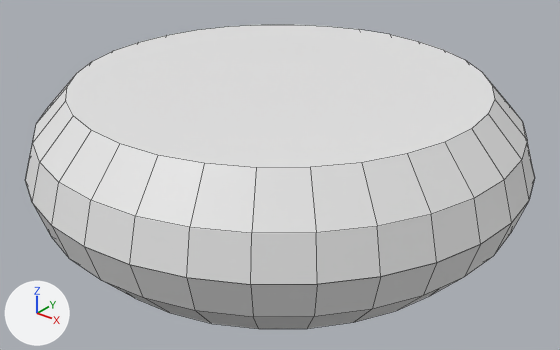
Two versions of the Blender file Assets/food/burger.blend, one commit apart.
Before and after are seen from a camera (50 mm lens) standing at (6.15, -7.69, 4.35) and looking at (0.1, -0.13, -0.34). The lights are fixed; the arrows at lower left show +X, +Y and +Z. Mesh edges are drawn as thin lines.

In view in the first picture: 'Bottom', 'Top'.
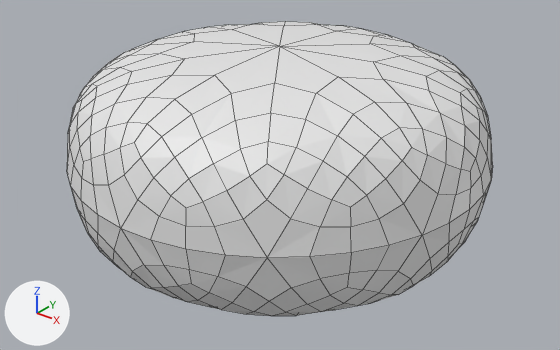
Boxes [x1, y1, x2, y2] around the edits, measured in the pictures (560 x 350 px):
'Top', reshaped, rescaled, modifiers changed (16% narrower, 9% shorter)
    before: [25, 25, 535, 285]
    after: [67, 21, 493, 258]
'Botom', added
    after: [71, 182, 491, 316]
'Bottom', deleted
    before: [33, 202, 528, 329]

The change in detail:
me_cylinder is used by ob_top; location (0.0, 0.0, 0.0); scale (2.77, 2.77, 1.0).
me_cylinder had 192 vertices, 65 faces, 96 loose edges and spanned x -1.22..1.22, y -1.22..1.22, z 0.0..1.0.
me_cylinder now has 21 vertices, 21 faces and spans x -0.95..0.95, y -1.0..1.0, z 0.0..1.0.
me_cylinder part 1: the whole mesh is rebuilt.
Mesh me_icosphere is new.
It has 21 vertices, 21 faces and spans x -0.95..0.95, y -1.0..1.0, z 0.0..1.0.
Object 'Top' (ob_top) is rescaled from (2.77, 2.77, 1.0) to (3.06, 3.06, 1.6).
Object 'Top' (ob_top) gains a SUBSURF modifier named 'Subdivision'.
Modifier setting: levels = 2.
Object 'Bottom' (ob_bottom) is deleted.
Object 'Botom' (ob_botom) is new; it shows me_icosphere.
Its location is (0.0, 0.0, 0.0).
Its rotation in degrees is (0, 180, 0).
Its scale is (3.06, 3.06, 1.6).
It gains a SUBSURF modifier named 'Subdivision'.
Modifier setting: levels = 2.
